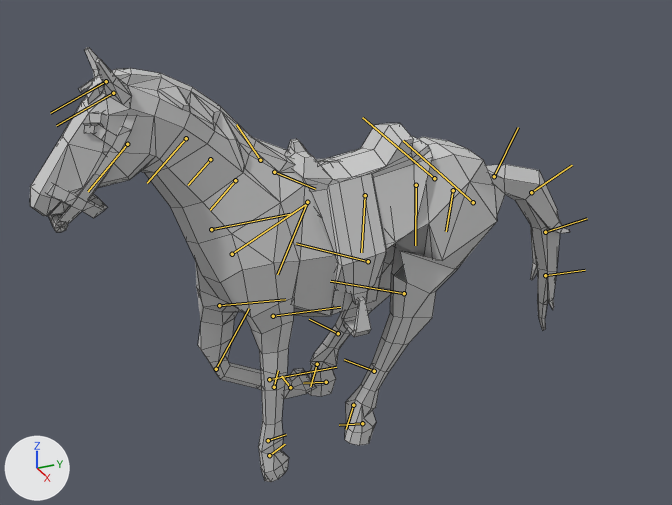
Renders of the FBX model Assets/Resources/Models/Horse/jump.fbx from each side of a commit.
Camera for both pictures: a 50 mm lens placed at (3.61, -1.76, 2.9), pointed at (-0.06, -0.11, 1.07). The lights are fixed; the arrows at lower left show +X, +Y and +Z. Both versions are drawn at frame 13 of the action 'Take 001'; the numbers are the values there. The bones that bend it are drawn over the model as lines. Mesh edges are drawn as thin lines.

Names of what the first picture shows: 'Horse', 'Horse_Reins', 'Horse_Saddle'.
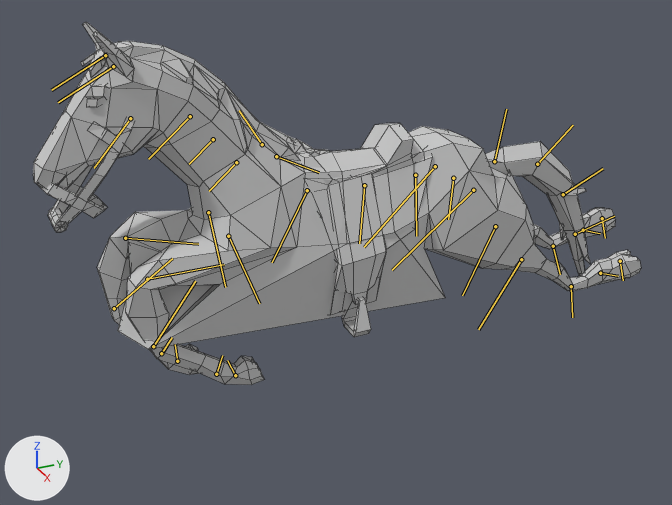
Commit message: jump animation 변경

What differs and where, as boxes (x1, y1, x2, y2) in the pictures (672 x 505 px):
'Horse', posed (13% wider, 17% shorter)
    before: (30, 47, 570, 482)
    after: (33, 22, 641, 385)
bone 'Bip001 Spine', root to tip
    before: (416, 185) to (415, 245)
    after: (415, 175) to (416, 236)
bone 'Bip001 Spine1', root to tip
    before: (365, 195) to (361, 252)
    after: (364, 185) to (359, 243)
bone 'Bip001 Spine2', root to tip
    before: (307, 202) to (277, 274)
    after: (307, 190) to (272, 262)
bone 'Bip001 Head', root to tip
    before: (127, 144) to (88, 191)
    after: (130, 118) to (94, 168)
bone 'Bip001 L UpperArm', root to tip
    before: (232, 254) to (305, 204)
    after: (228, 236) to (259, 303)
bone 'Bip001 L Forearm', root to tip
    before: (273, 316) to (340, 307)
    after: (147, 279) to (224, 264)
bone 'Bip001 L Hand', root to tip
    before: (269, 379) to (336, 367)
    after: (153, 346) to (195, 281)
bone 'Bip001 L Finger0', root to tip
    before: (268, 440) to (286, 434)
    after: (216, 374) to (222, 355)
bone 'Bip001 L Finger01', root to tip
    before: (269, 455) to (285, 444)
    after: (235, 375) to (227, 360)
bone 'Bip001 R UpperArm', root to tip
    before: (211, 229) to (290, 214)
    after: (208, 212) to (225, 287)
bone 'Bip001 R Forearm', root to tip
    before: (219, 305) to (285, 299)
    after: (125, 238) to (198, 244)
bone 'Bip001 R Hand', root to tip
    before: (216, 369) to (249, 308)
    after: (114, 308) to (172, 258)
bone 'Bip001 L Thigh', root to tip
    before: (473, 202) to (403, 140)
    after: (473, 190) to (392, 270)
bone 'Bip001 L Calf', root to tip
    before: (404, 293) to (330, 281)
    after: (521, 259) to (478, 329)
bone 'Bip001 L HorseLink', root to tip
    before: (374, 371) to (344, 359)
    after: (571, 286) to (572, 317)
bone 'Bip001 L Foot', root to tip
    before: (353, 405) to (346, 429)
    after: (600, 273) to (618, 276)
bone 'Bip001 L Toe0', root to tip
    before: (362, 423) to (339, 425)
    after: (620, 261) to (623, 280)
bone 'Bip001 R Thigh', root to tip
    before: (434, 178) to (362, 117)
    after: (435, 166) to (364, 247)
bone 'Bip001 R Calf', root to tip
    before: (368, 261) to (296, 243)
    after: (495, 226) to (462, 295)
bone 'Bip001 R HorseLink', root to tip
    before: (338, 333) to (309, 319)
    after: (553, 246) to (560, 274)
bone 'Bip001 R Foot', root to tip
    before: (317, 364) to (310, 386)
    after: (583, 230) to (600, 233)
bone 'Bip001 R Toe0', root to tip
    before: (326, 382) to (303, 383)
    after: (602, 218) to (605, 238)
bone 'Bip001 Tail', root to tip
    before: (494, 176) to (518, 127)
    after: (494, 161) to (506, 109)

The change in detail:
Object 'Bip001' (bone_rig_object) moves from (0.0, 0.483, 1.295) to (0.0, 0.483, 1.358).
Object 'Bip001' (bone_rig_object) turns from (0, -3, -90) to (0, 0, -90) degrees about its own x, y and z.
Bone 'Bip001 Spine' (bone_bip001_spine) turns from (0, 0, 0) to (0, 0, -2) degrees about its own x, y and z.
Bone 'Bip001 Spine1' (bone_bip001_spine1) turns from (0, 0, 0) to (0, 0, -2) degrees about its own x, y and z.
Bone 'Bip001 Spine2' (bone_bip001_spine2) turns from (0, 0, 0) to (0, 0, -2) degrees about its own x, y and z.
Bone 'Bip001 Head' (bone_bip001_head) turns from (0, 0, 0) to (0, 0, 7) degrees about its own x, y and z.
Bone 'Bip001 L UpperArm' (bone_bip001_l_upperarm) turns from (0, -2, 3) to (0, -1, -91) degrees about its own x, y and z.
Bone 'Bip001 L Forearm' (bone_bip001_l_forearm) turns from (0, 0, -2) to (0, 0, 100) degrees about its own x, y and z.
Bone 'Bip001 L Hand' (bone_bip001_l_hand) turns from (-1, 3, -3) to (0, 0, 49) degrees about its own x, y and z.
Bone 'Bip001 L Finger0' (bone_bip001_l_finger0) turns from (-1, 1, 36) to (0, -1, 45) degrees about its own x, y and z.
Bone 'Bip001 L Finger01' (bone_bip001_l_finger01) turns from (1, 0, -2) to (0, 0, 14) degrees about its own x, y and z.
Bone 'Bip001 R UpperArm' (bone_bip001_r_upperarm) turns from (1, 0, -23) to (0, 1, -103) degrees about its own x, y and z.
Bone 'Bip001 R Forearm' (bone_bip001_r_forearm) turns from (0, 0, 21) to (0, 0, 96) degrees about its own x, y and z.
Bone 'Bip001 R Hand' (bone_bip001_r_hand) turns from (0, 0, 62) to (0, 0, 46) degrees about its own x, y and z.
Bone 'Bip001 L Thigh' (bone_bip001_l_thigh) moves from (0.1, 0.0, 0.0) to (-0.8, -0.2, 0.0).
Bone 'Bip001 L Thigh' (bone_bip001_l_thigh) turns from (0, 4, 43) to (-3, 0, -35) degrees about its own x, y and z.
Bone 'Bip001 L Calf' (bone_bip001_l_calf) turns from (0, 0, -7) to (0, 0, -5) degrees about its own x, y and z.
Bone 'Bip001 L HorseLink' (bone_bip001_l_horselink) turns from (0, 0, -12) to (0, 0, -69) degrees about its own x, y and z.
Bone 'Bip001 L Foot' (bone_bip001_l_foot) turns from (3, 3, -48) to (0, -2, -2) degrees about its own x, y and z.
Bone 'Bip001 L Toe0' (bone_bip001_l_toe0) turns from (0, 0, 32) to (0, 0, 1) degrees about its own x, y and z.
Bone 'Bip001 R Thigh' (bone_bip001_r_thigh) moves from (0.1, 0.0, 0.0) to (-0.8, -0.2, 0.0).
Bone 'Bip001 R Thigh' (bone_bip001_r_thigh) turns from (0, -4, 43) to (3, 0, -43) degrees about its own x, y and z.
Bone 'Bip001 R Calf' (bone_bip001_r_calf) turns from (0, 0, -5) to (0, 0, -7) degrees about its own x, y and z.
Bone 'Bip001 R HorseLink' (bone_bip001_r_horselink) turns from (0, 0, -11) to (0, 0, -69) degrees about its own x, y and z.
Bone 'Bip001 R Foot' (bone_bip001_r_foot) turns from (-3, -3, -50) to (1, 2, 7) degrees about its own x, y and z.
Bone 'Bip001 R Toe0' (bone_bip001_r_toe0) turns from (0, 0, 32) to (0, 0, 1) degrees about its own x, y and z.
Bone 'Bip001 Tail' (bone_bip001_tail) moves from (0.2, -0.1, 0.0) to (-1.4, 0.8, 0.0).
Bone 'Bip001 Tail' (bone_bip001_tail) turns from (0, 0, 34) to (0, 0, 50) degrees about its own x, y and z.
